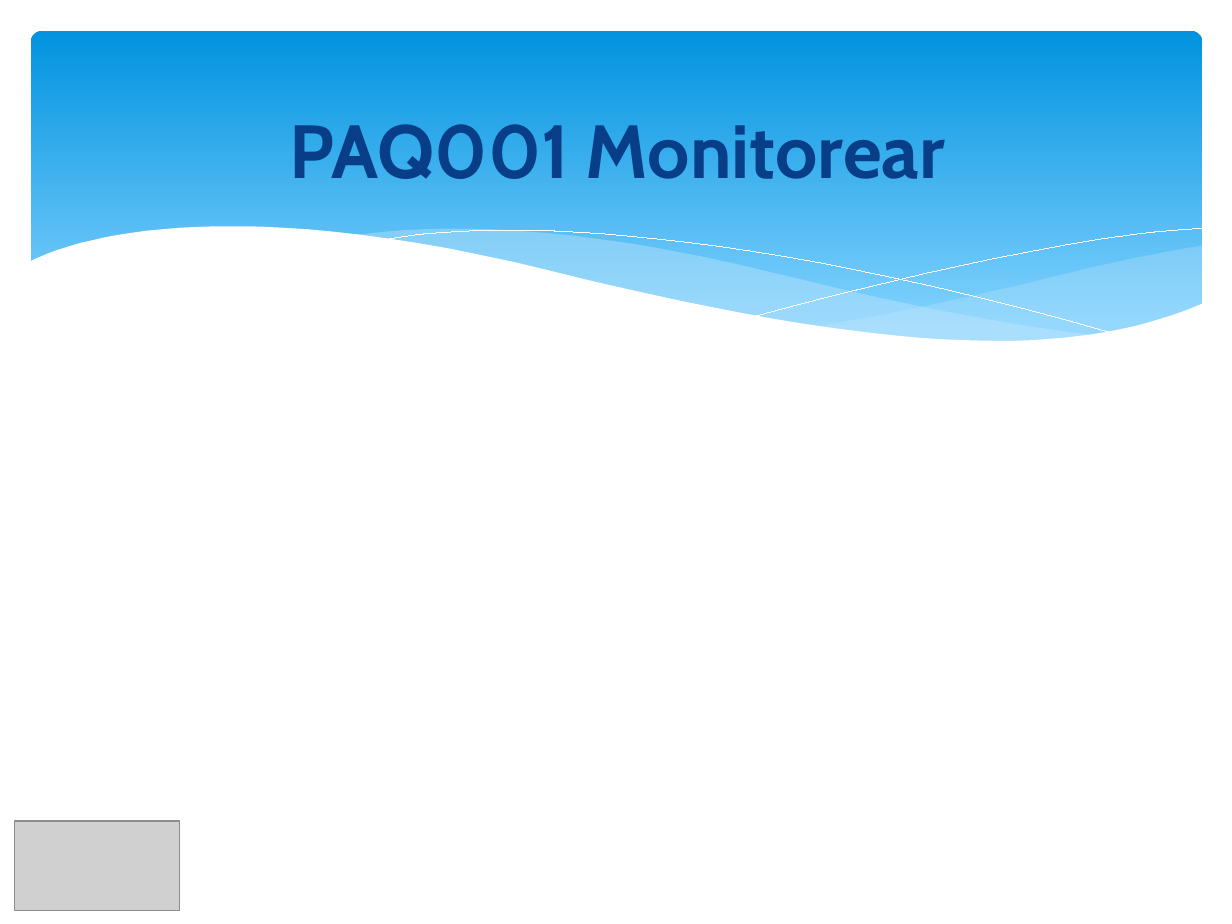
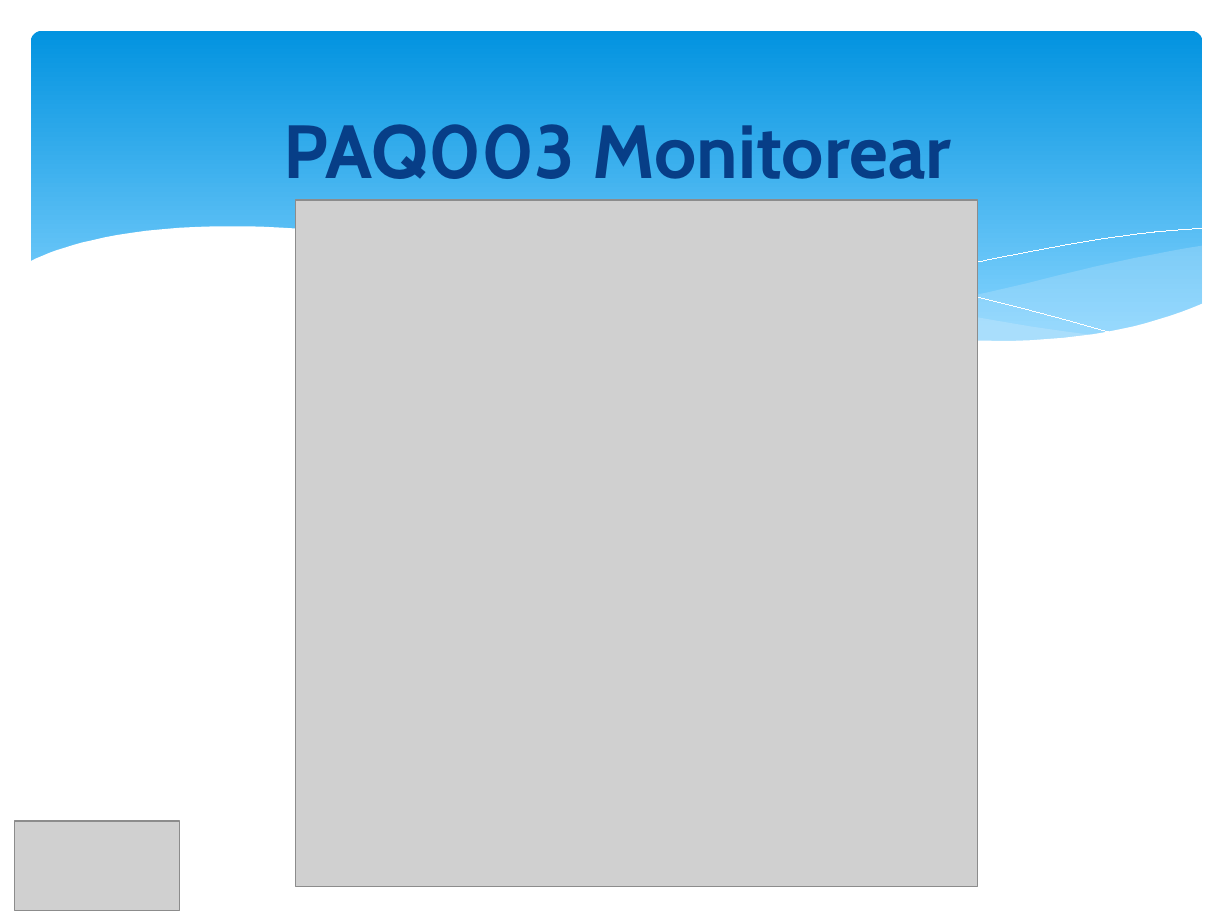
Before and after one commit to orlysemperfi/my-project-pi, a slide deck: slide 16 of PRESENTACION03-P2/PARCIAL/PPT PI2 PARCIAL.pptx (slide 14 before the commit). Drawn at 1232x924 pixels with LibreOffice and Linux fonts; fonts in the diff are those of the drawing; grey boxes stand for pictures. Boxes give left, top, right and bottom in pixels: in the first picture for what was removed or moved away, otherwise in the second. Text is boxed around its words. In the diff, an @@ line names an element or a change of style, - is before the commit and + after.

```diff
--- a/PRESENTACION03-P2/PARCIAL/PPT PI2 PARCIAL.pptx
+++ b/PRESENTACION03-P2/PARCIAL/PPT PI2 PARCIAL.pptx
@@ title at bbox=[283, 124, 951, 179]: text changed @@
-PAQ001 Monitorear
+PAQ003 Monitorear
@@ picture added at bbox=[296, 200, 977, 886] @@
```
Also in this commit, not shown: 11 other slides changed.
